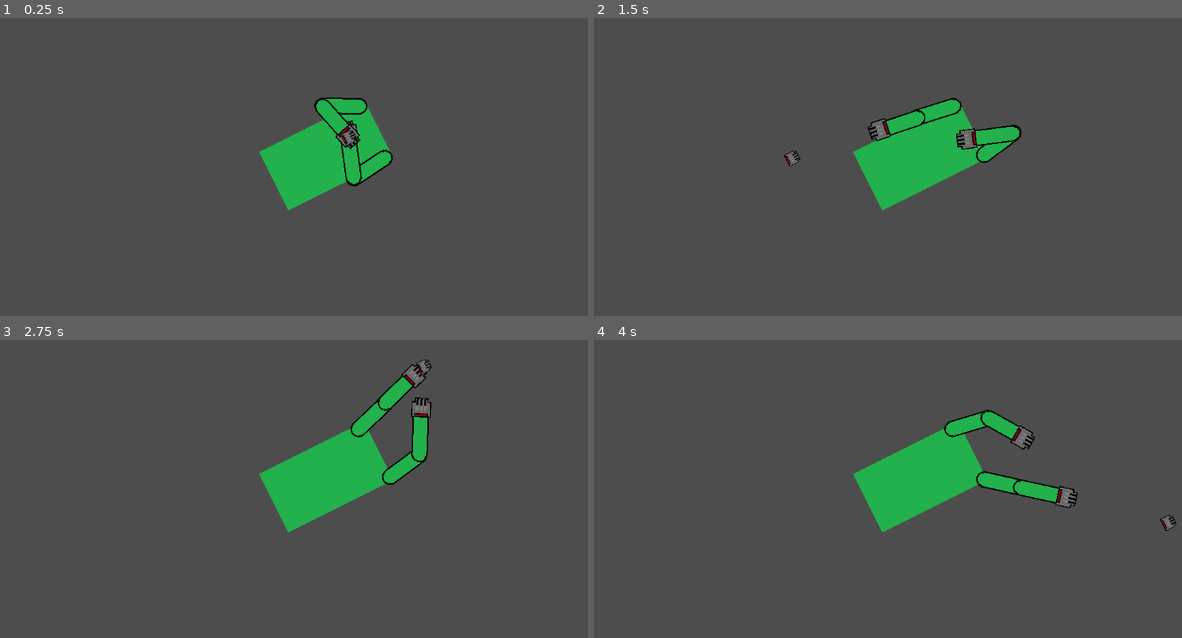
Above: before the commit, frames 1-4 (two rows, left to right).
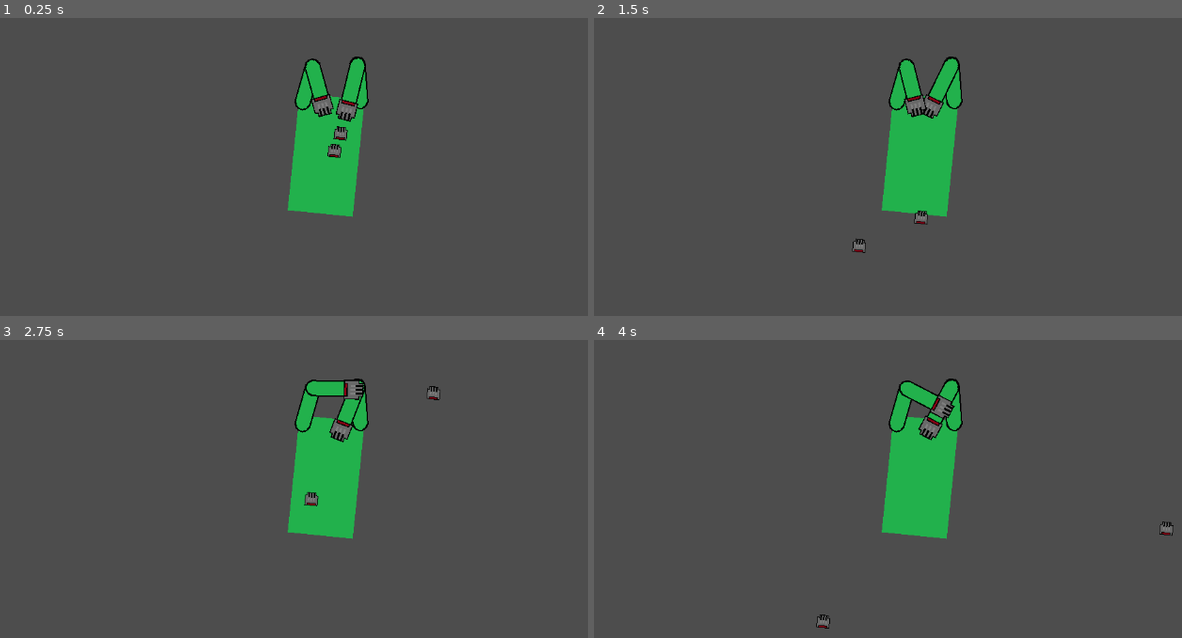
Above: after the commit, the same moments.

Repository: XspyO5/Moonshot_prodject
Game: Godot game, scene res://Scenes/test_scene.tscn
Two runs of this game, one before a commit and one after it. Both use one fixed random seed, a clock stepped at 60 frames per second and the inputs below.
Inputs (mouse positions are in pixels of both pictures, inside the frame that each line leads up to):
- Up to frame 1 (0.25 s): no input
- Up to frame 2 (1.5 s): tap Enter at 0.5 s; move the mouse to (1111, 116) at 0.52 s; hold Right 0.53-1.28 s; tap Alt at 0.6 s; move the mouse to (793, 158) at 1.27 s; hold Down from 1.28 s (still down); tap Shift at 1.35 s
- Up to frame 3 (2.75 s): move the mouse to (423, 366) at 2.02 s; release Down at 2.03 s; hold Right from 2.03 s (still down); tap Alt at 2.1 s
- Up to frame 4 (4 s): move the mouse to (905, 542) at 2.77 s; release Right at 2.78 s; hold Up 2.78-3.53 s; tap Shift at 2.85 s; move the mouse to (1170, 521) at 3.52 s; hold Left from 3.53 s (still down); tap Alt at 3.6 s

The runs differ from the first frame. In frame 1, 4.7% of the frame differs, in the area x 44-67%, y 12-67%; in frame 2, 5.0%; in frame 3, 6.1%, in the area x 44-75%, y 6-67%; in frame 4, 6.1%.

Commit message:
a0.8, hand rotation done, limit yet to setup

Diff:
--- a/Functions/Player_functions/ik_class.gd
+++ b/Functions/Player_functions/ik_class.gd
@@ -6,15 +6,27 @@
 @export var hand_node : Node2D
 @export var skeleton_node : Node2D
 @onready var mouse_positon = get_viewport().get_mouse_position()
+@onready var core_node = $"../.."
 
 var self_angle = 0.0
 var mouse_angle = 0.0
+var value_ang_difference: float
 var self_distance = 0.0
 var mouse_distance = 0.0
-var lower_limit #minimum angle
-var upper_limit #maximum angle
+var lower_limit: float #minimum angle
+var upper_limit: float #maximum angle
 var max_distance = 350 #maxiumum distance
+var min_distance = 100 #maxiumum distance - yet to define
+var anglular_speed: float
 
+func calculate_limit():
+	upper_limit =  3.0/4.0 * PI + core_node.global_rotation
+	lower_limit =  -2.0/3.0 * PI + core_node.global_rotation
+	print("h -",lower_limit)
+
+	if(is_right == true):
+		lower_limit = PI - lower_limit
+		upper_limit = PI - upper_limit
 
 
 func move(target, speed):
@@ -27,7 +39,7 @@
 	return sqrt( (skeleton_node.global_position.x - hand_node.global_position.x)**2 + (skeleton_node.global_position.y - hand_node.global_position.y)**2 )
 
 func calc_self_angle():
-	var result = atan2((hand_node.global_position.y - skeleton_node.global_position.y) , (hand_node.global_position.x - skeleton_node.global_position.x)) + PI
+	var result = atan2((hand_node.global_position.y - skeleton_node.global_position.y) , (hand_node.global_position.x - skeleton_node.global_position.x))
 	return result
 
 func calc_mouse_angle():
@@ -46,10 +58,16 @@
 	mouse_angle = calc_mouse_angle()
 	self_distance = calc_self_distance()
 	mouse_distance = calc_mouse_distance()
+	calculate_limit()
+
+	value_ang_difference = angle_difference(self_angle, mouse_angle)
 
 	self_distance = mouse_distance
 
-	self_angle = lerp_angle(self_angle, mouse_angle, 1)
+	if((value_ang_difference < 0 && self_angle < upper_limit) || (value_ang_difference > 0 && self_angle > lower_limit)):
+		print("it works")
+		self_angle = self_angle + value_ang_difference*self_distance/3500
+
 
 	global_position = Vector2(self_distance*cos(self_angle) + skeleton_node.global_position.x, self_distance*sin(self_angle) + skeleton_node.global_position.y)
-	print(rad_to_deg(self_angle)," - ",rad_to_deg(mouse_angle)," - ",lerp_angle(self_angle, mouse_angle, 0.51))
+	print(hand_node," - ",self_angle," - ",upper_limit," - ",self_angle > lower_limit, "-", value_ang_difference > 0)
--- a/Scenes/player.tscn
+++ b/Scenes/player.tscn
@@ -24,9 +24,9 @@
 joint_data/1/bone2d_node = NodePath("Chest/LShoulder/LArm")
 joint_data/1/rotate_from_joint = false
 joint_data/1/enable_constraint = true
-joint_data/1/constraint_angle_min = 279.99997
-joint_data/1/constraint_angle_max = 260.0
-joint_data/1/constraint_angle_invert = true
+joint_data/1/constraint_angle_min = 74.99999
+joint_data/1/constraint_angle_max = 240.0
+joint_data/1/constraint_angle_invert = false
 joint_data/1/constraint_in_localspace = true
 joint_data/1/editor_draw_gizmo = true
 joint_data/2/bone_index = 4
@@ -56,9 +56,9 @@
 joint_data/1/bone2d_node = NodePath("Chest/RShoulder/RArm")
 joint_data/1/rotate_from_joint = false
 joint_data/1/enable_constraint = true
-joint_data/1/constraint_angle_min = 79.99999
-joint_data/1/constraint_angle_max = 99.99999
-joint_data/1/constraint_angle_invert = true
+joint_data/1/constraint_angle_min = -252.09598
+joint_data/1/constraint_angle_max = 284.99997
+joint_data/1/constraint_angle_invert = false
 joint_data/1/constraint_in_localspace = true
 joint_data/1/editor_draw_gizmo = true
 joint_data/2/bone_index = 1
@@ -86,43 +86,42 @@
 
 [node name="RArm" type="Sprite2D" parent="BodyParts"]
 position = Vector2(44, -82.725)
-rotation = -0.2504667
-scale = Vector2(0.9999971, 0.9999971)
+rotation = -0.00061154366
+scale = Vector2(0.99999696, 0.99999696)
 texture = ExtResource("2_onrkg")
 offset = Vector2(-0.45576477, 32.876614)
 
 [node name="RForearm" type="Sprite2D" parent="BodyParts"]
-position = Vector2(58.479053, -23.42831)
-rotation = 1.1738776
-scale = Vector2(0.99983466, 0.99983466)
+position = Vector2(43.47179, -21.898115)
+rotation = 0.26179945
+scale = Vector2(0.9998352, 0.9998352)
 texture = ExtResource("2_onrkg")
 offset = Vector2(0.21077728, 29.462776)
 
 [node name="RHand" type="Sprite2D" parent="BodyParts"]
-position = Vector2(9.324772e-06, -1.0199238e-05)
-rotation = -1.967715
-scale = Vector2(1.4997511, 1.4997511)
+position = Vector2(26.18561, 38.71135)
+rotation = -2.8797932
+scale = Vector2(1.4997412, 1.4997412)
 texture = ExtResource("3_i3pqv")
 offset = Vector2(-0.77199936, -6.6032944)
 
 [node name="LArm" type="Sprite2D" parent="BodyParts"]
 position = Vector2(-44, -78)
-rotation = -2.87668
-scale = Vector2(0.99999917, 0.99999917)
+rotation = 0.17392112
 texture = ExtResource("2_onrkg")
 offset = Vector2(0.29397583, -27.19541)
 
 [node name="LForearm" type="Sprite2D" parent="BodyParts"]
-position = Vector2(-58.476807, -23.918467)
-rotation = -1.1984596
-scale = Vector2(0.99987996, 0.99987996)
+position = Vector2(-34.723164, -133.39943)
+rotation = -0.349066
+scale = Vector2(0.9998796, 0.9998796)
 texture = ExtResource("2_onrkg")
 offset = Vector2(0.08850098, 29.423607)
 
 [node name="LHand" type="Sprite2D" parent="BodyParts"]
-position = Vector2(-2.1826394e-05, -1.1401209e-05)
-rotation = 1.9431331
-scale = Vector2(1.4998089, 1.4998089)
+position = Vector2(-14.062652, -73.69342)
+rotation = 2.7925267
+scale = Vector2(1.4998167, 1.4998167)
 texture = ExtResource("3_i3pqv")
 
 [node name="Skeletron" type="Node2D" parent="."]
@@ -148,7 +147,7 @@
 [node name="RArm" type="Bone2D" parent="Skeletron/Skeleton2D/Chest/RShoulder"]
 position = Vector2(61.035683, 0.6325226)
 rotation = -1.5762933
-scale = Vector2(0.9998367, 0.9998367)
+scale = Vector2(0.99983674, 0.99983674)
 rest = Transform2D(0.99987024, -0.016110145, 0.016110145, 0.99987024, 60.999683, -1.0192719)
 metadata/_local_pose_override_enabled_ = true
 
--- a/Scenes/test_scene.tscn
+++ b/Scenes/test_scene.tscn
@@ -6,4 +6,4 @@
 
 [node name="player" parent="." instance=ExtResource("1_3dogw")]
 position = Vector2(541, 351)
-rotation = 1.1065388
+rotation = 0.101229094
